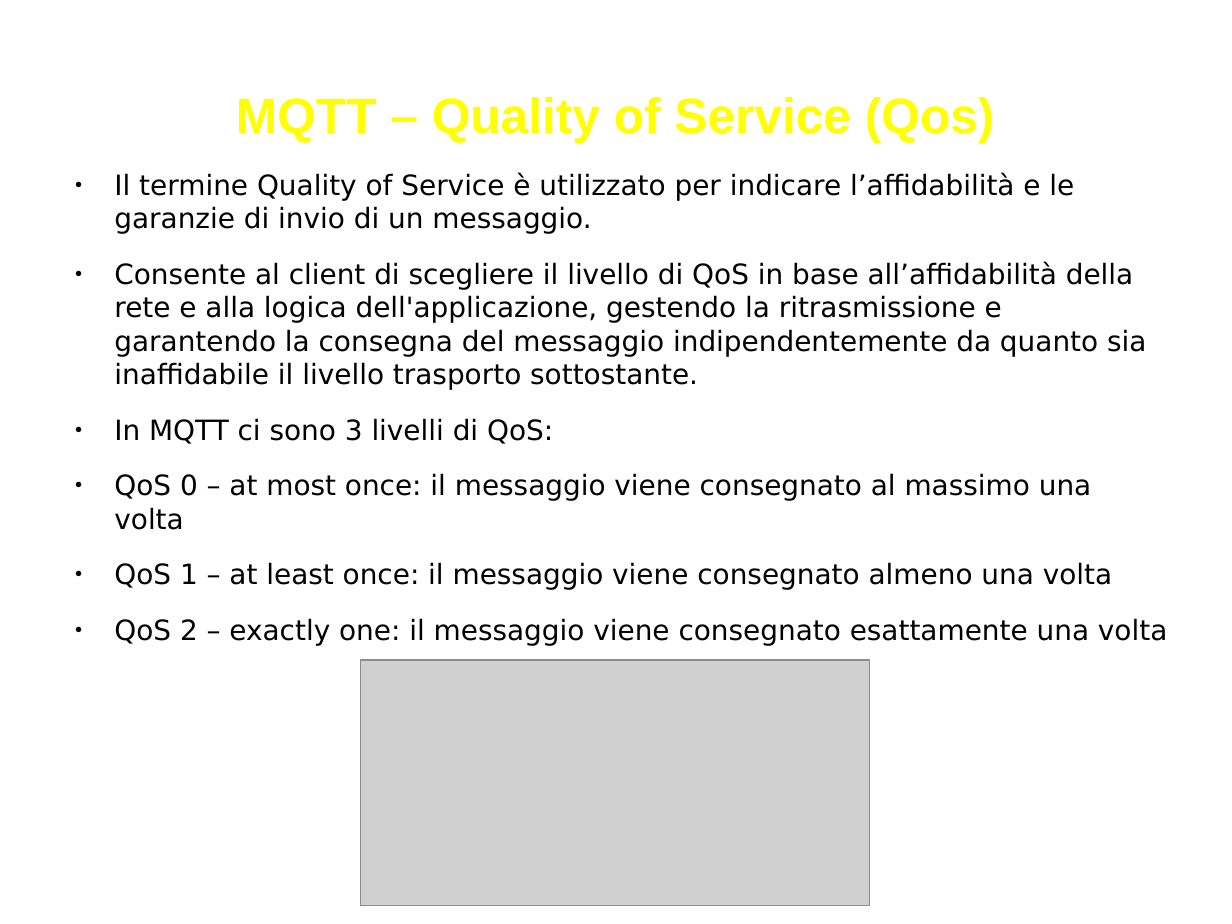
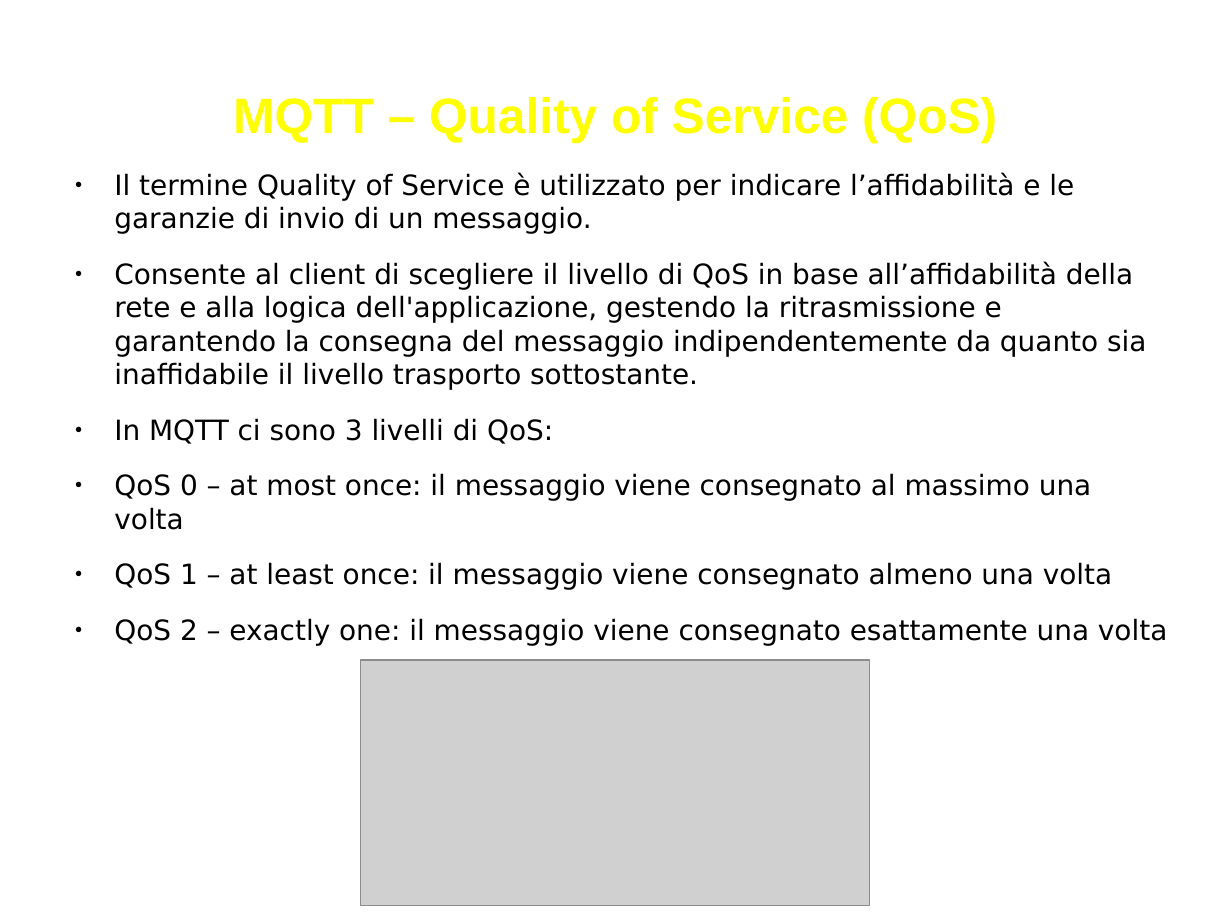
Before and after one commit to biagiom/QuakeSense, a slide deck: slide 29 of Presentazione_QuakeSense.odp (slide 28 before the commit). Drawn at 1232x924 pixels with LibreOffice and Linux fonts; fonts in the diff are those of the drawing; grey boxes stand for pictures. Boxes give left, top, right and bottom in pixels: in the first picture for what was removed or moved away, otherwise in the second. Text is boxed around its words. In the diff, an @@ line names an element or a change of style, - is before the commit and + after.

```diff
--- a/Presentazione_QuakeSense.odp
+++ b/Presentazione_QuakeSense.odp
@@ title at <box>233,97,997,143</box>: text changed @@
-MQTT – Quality of Service (Qos)
+MQTT – Quality of Service (QoS)
```
Also in this commit, not shown: 12 other slides changed, 1 slide added, 1 other file.
